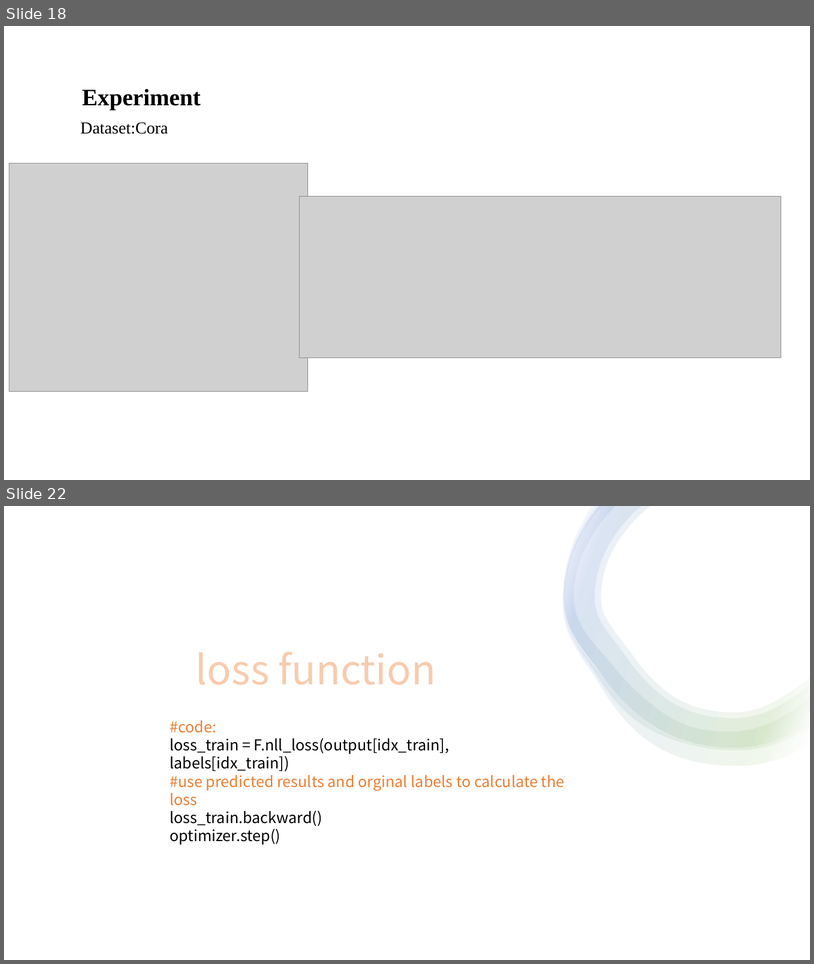
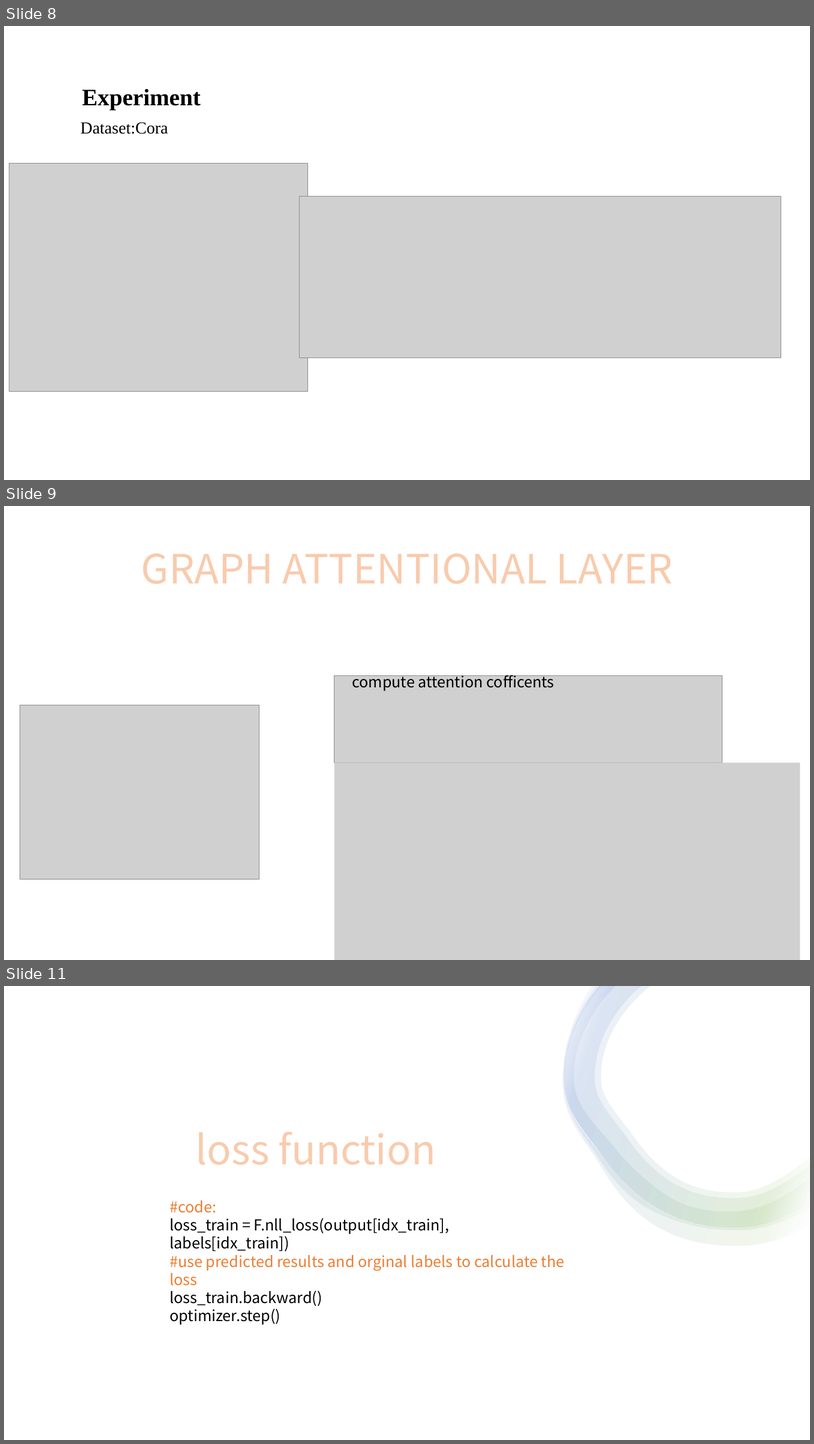
Before and after one commit to lcwLcw123/STUDY, a slide deck: 图神经网络调研.pptx. Shown one above the other, each under a label of ours: slides 18 and 22 before the commit, slides 8, 9 and 11 after it; the slides between them are not shown. The pictures are 814x964 and 814x1444 pixels, drawn with LibreOffice and Linux fonts; fonts in the diff are those of the drawing; grey boxes stand for pictures. Boxes give left, top, right and bottom in pixels: in the first picture for what was removed or moved away, otherwise in the second. Text is boxed around its words. In the diff, an @@ line names an element or a change of style, - is before the commit and + after.

```diff
--- a/图神经网络调研.pptx
+++ b/图神经网络调研.pptx
@@ slide 9 added at box(4, 506, 810, 960), background #FFFFFF @@
@@ text added at box(141, 553, 673, 584), 48 pt, text #F8CBAD @@
+GRAPH ATTENTIONAL LAYER
@@ picture added at box(335, 675, 723, 762) @@
@@ text added at box(352, 672, 555, 691), 18 pt, text #000000 @@
+compute attention cofficents
@@ picture added at box(20, 705, 259, 879) @@
@@ picture added at box(335, 762, 801, 960) @@
@@ what was slide 18 is now slide 8 @@
@@ what was slide 22 is now slide 11 @@
```
Also in this commit, not shown: 2 slides changed, 9 other slides added, 2 other files.
